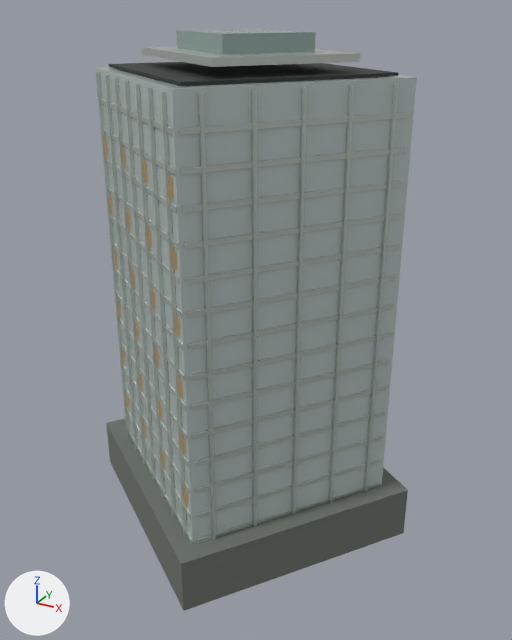
Renders of the glTF model landmarks/assets/ketong-tower.glb from each side of a commit.
The view is the same before and after, from a 50 mm lens placed at (71.2, -124.4, 109.9), pointed at (3.2, -0.7, 48.0). Lighting does not change. The marker at lower left points along +X, +Y and +Z. The picture after the commit comes second. Vertices at exactly the same position are counted once.

In view in the first picture: 'crown_box', 'crown_box.001', 'envelope', 'fins', 'floor_bands', 'podium', 'roof_deck' and 1 more.
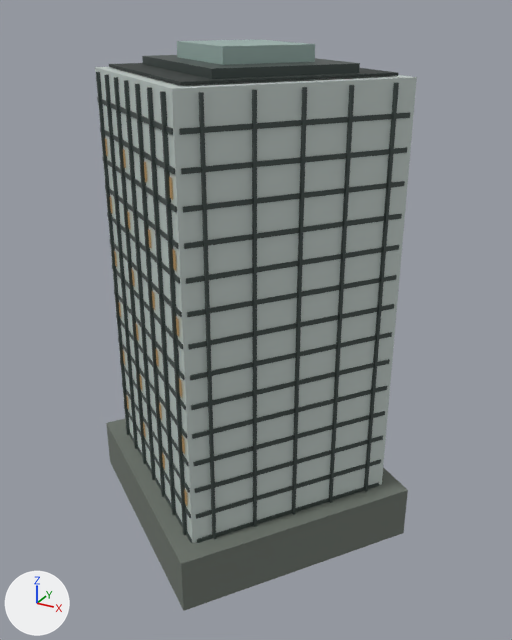
Patch to the scene script:
```diff
--- a/landmarks/assets/ketong-tower.glb.py
+++ b/landmarks/assets/ketong-tower.glb.py
@@ mat_metal @@
 mat_metal = principled_material('metal')
-mat_metal.base_color = (0.665, 0.723, 0.672)  # light grey #d5ddd6
+mat_metal.base_color = (0.0685, 0.0908, 0.0844)  # dark grey #4a5552
 mat_metal.metallic = 0.72
@@ me_crown_box @@
 # used by ob_crown_box; location = (0.0, 0.0, 0.0)
-me_crown_box.from_pydata(...)  # 8 vertices, 12 faces; spans x -23.3..23.3, y -22.3..22.3, z 101.3..102.7
+me_crown_box.from_pydata(...)  # 8 vertices, 12 faces; spans x -23.3..23.3, y -22.3..22.3, z 99.4..101.1
+# me_crown_box part 1: the whole mesh is rebuilt
 me_crown_box.materials.append(mat_metal)
@@ me_crown_box_001 @@
 # used by ob_crown_box_001; location = (0.0, 0.0, 0.0)
-me_crown_box_001.from_pydata(...)  # 8 vertices, 12 faces; spans x -14.6..14.6, y -14.0..14.0, z 102.4..106.0
+me_crown_box_001.from_pydata(...)  # 8 vertices, 12 faces; spans x -14.6..14.6, y -14.0..14.0, z 100.8..104.0
+# me_crown_box_001 part 2: the whole mesh is rebuilt
 me_crown_box_001.materials.append(mat_glass_alt)
```

Changed parts and their boxes (x1, y1, x2, y2) in the pictures (512 x 640 px):
'fins', recoloured
    both: (96, 72, 399, 540)
'floor_bands', recoloured
    both: (97, 97, 410, 543)
'crown_box', recoloured, reshaped (14% taller)
    before: (142, 46, 360, 67)
    after: (142, 55, 360, 79)
'crown_box.001', reshaped
    before: (176, 29, 316, 54)
    after: (177, 40, 315, 65)
